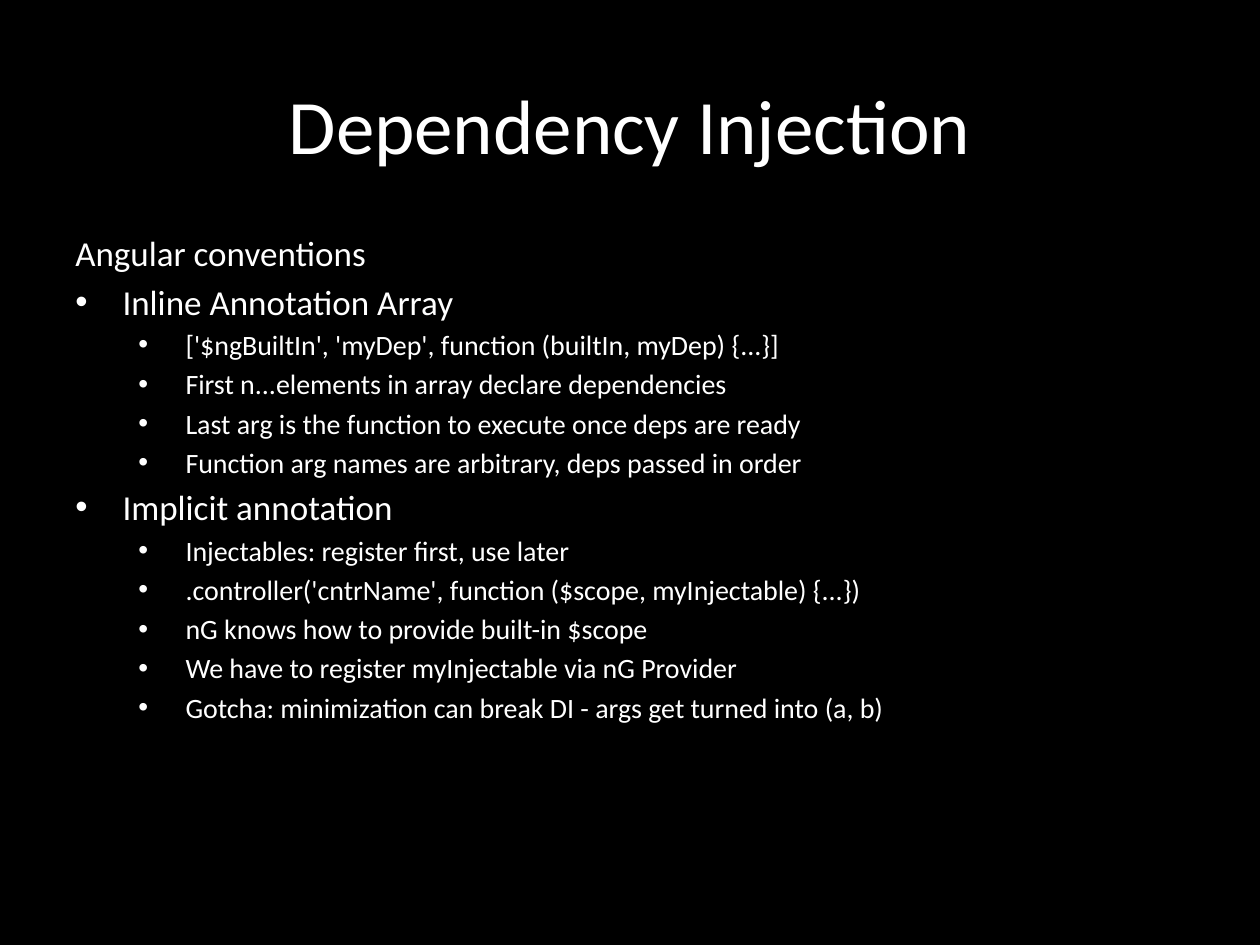
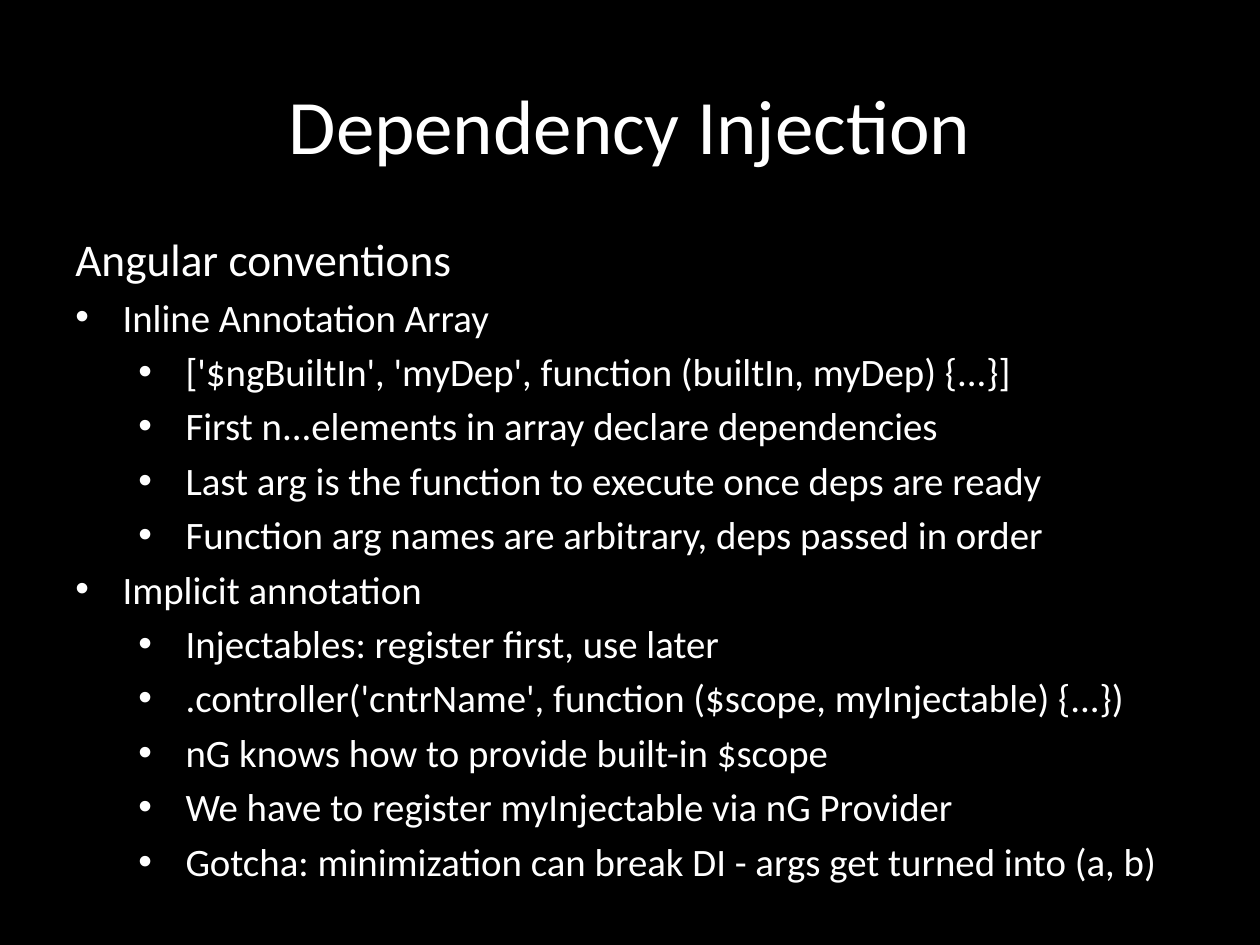
Before and after one commit to eliasjames/training-angular, a slide deck: slide 16 of slides/Angular Slides Day 2.pptx. Drawn at 1260x945 pixels with LibreOffice and Linux fonts; fonts in the diff are those of the drawing. Boxes give left, top, right and bottom in pixels: in the first picture for what was removed or moved away, otherwise in the second. Text is boxed around its words. In the diff, an @@ line names an element or a change of style, - is before the commit and + after.

```diff
--- a/slides/Angular Slides Day 2.pptx
+++ b/slides/Angular Slides Day 2.pptx
@@ subtitle "Angular conventions" at box(75, 244, 1156, 881): size 20 to 25.9 pt in "Angular conventions"; size 20 to 22.2 pt in "Inline Annotation Array", "Implicit annotation"; size 16 to 22.2 pt in "['$ngBuiltIn', 'myDep', function (builtIn, myDep) {...}]", "First n...elements in array declare dependencies", "Last arg is the function to execute ...", "Function arg names are arbitrary, deps passed ..." and 5 more places; more space between paragraphs @@
```
Also in this commit, not shown: 6 other slides changed, 1 slide added, 13 slides removed, 1 other file.
